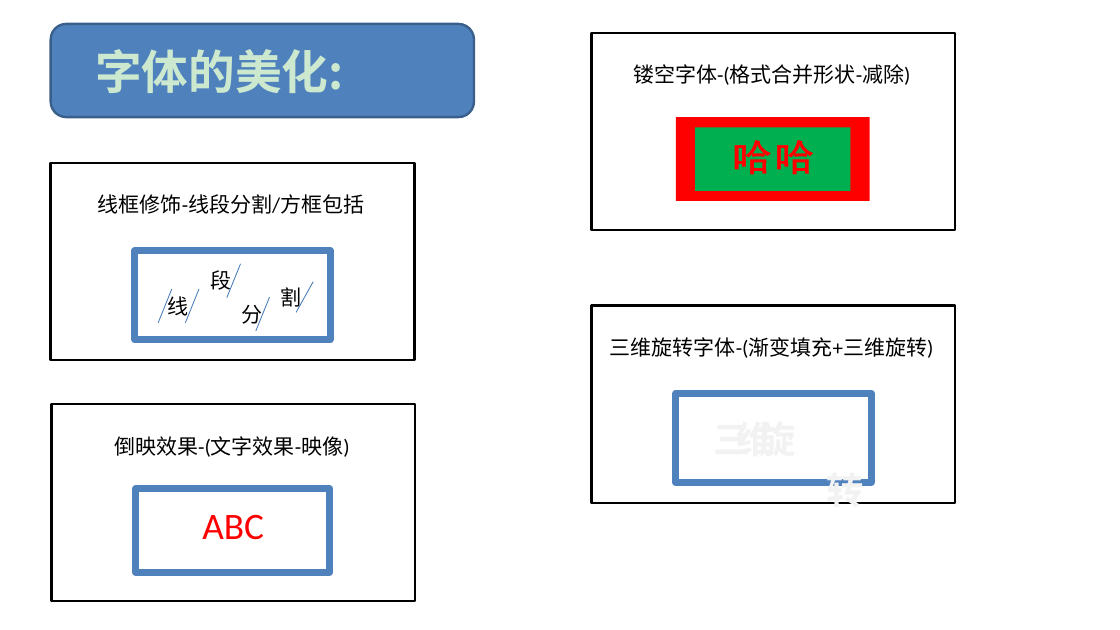
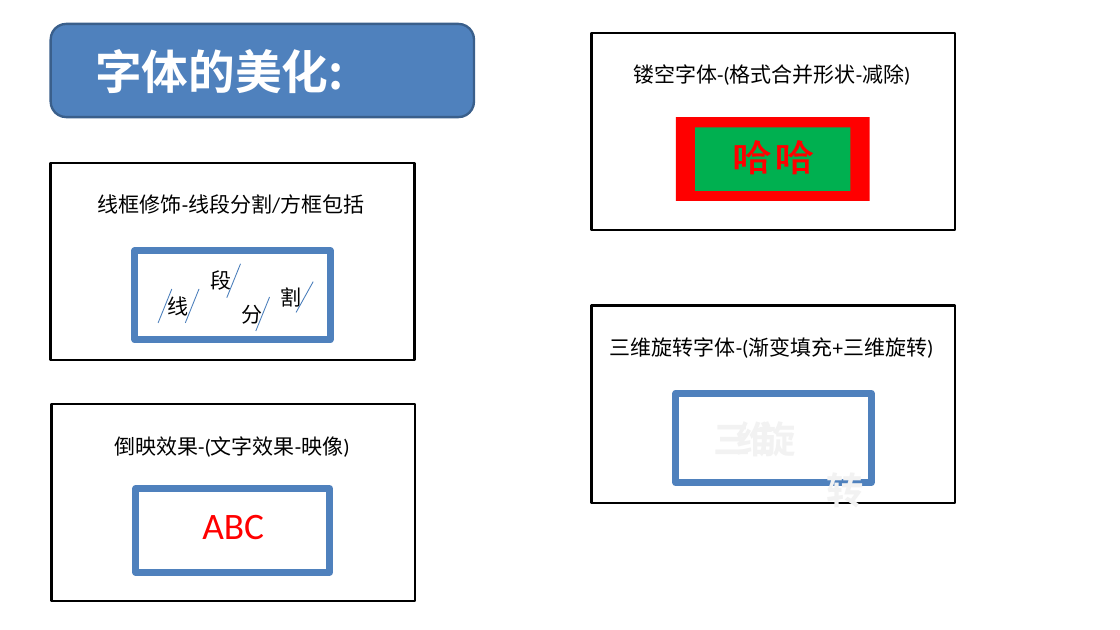
Before and after one commit to congcongshang/StudyNoteBook, a slide deck: slide 4 of PPTTest/PPT学习笔记.pptx. Drawn at 1120x630 pixels with LibreOffice and Linux fonts; fonts in the diff are those of the drawing. Boxes give left, top, right and bottom in pixels: in the first picture for what was removed or moved away, otherwise in the second. Text is boxed around its words. In the diff, an @@ line names an element or a change of style, - is before the commit and + after.

```diff
--- a/PPTTest/PPT学习笔记.pptx
+++ b/PPTTest/PPT学习笔记.pptx
@@ background #CCE8CF to #FFFFFF @@
@@ rounded rectangle "字体的美化:" at bbox=[50, 24, 474, 118]: text colour #CCE8CF to #FFFFFF @@
```
Also in this commit, not shown: 6 other slides changed, 9 slides added, 9 slides removed, 3 other files.
